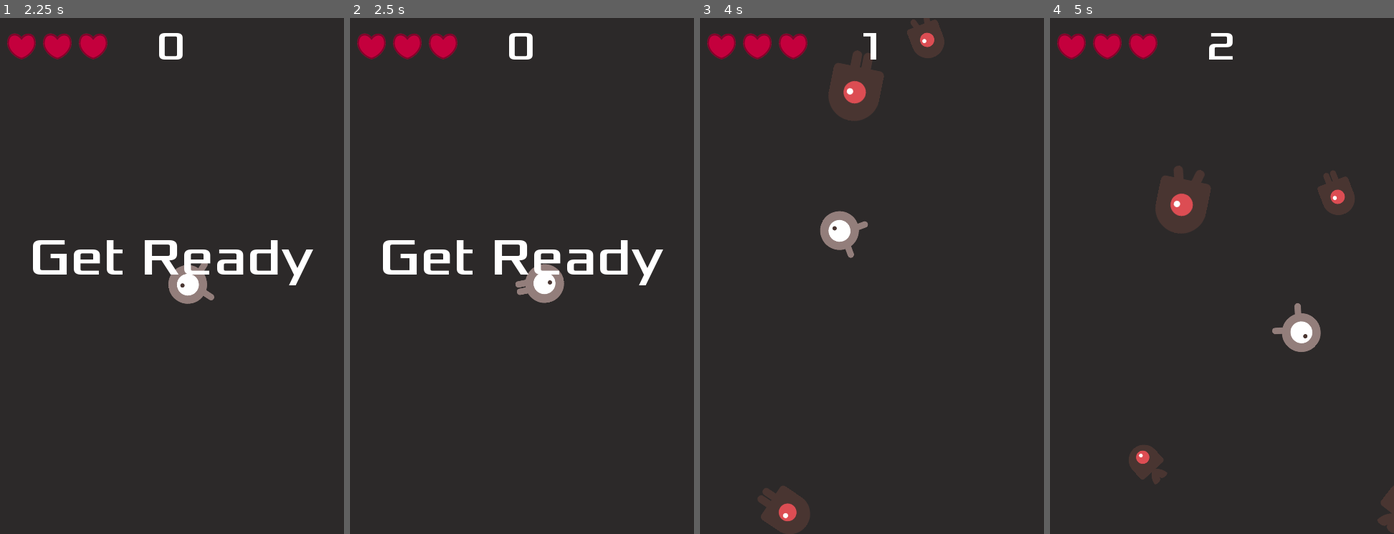
Above: before the commit, frames 1-4 (left to right).
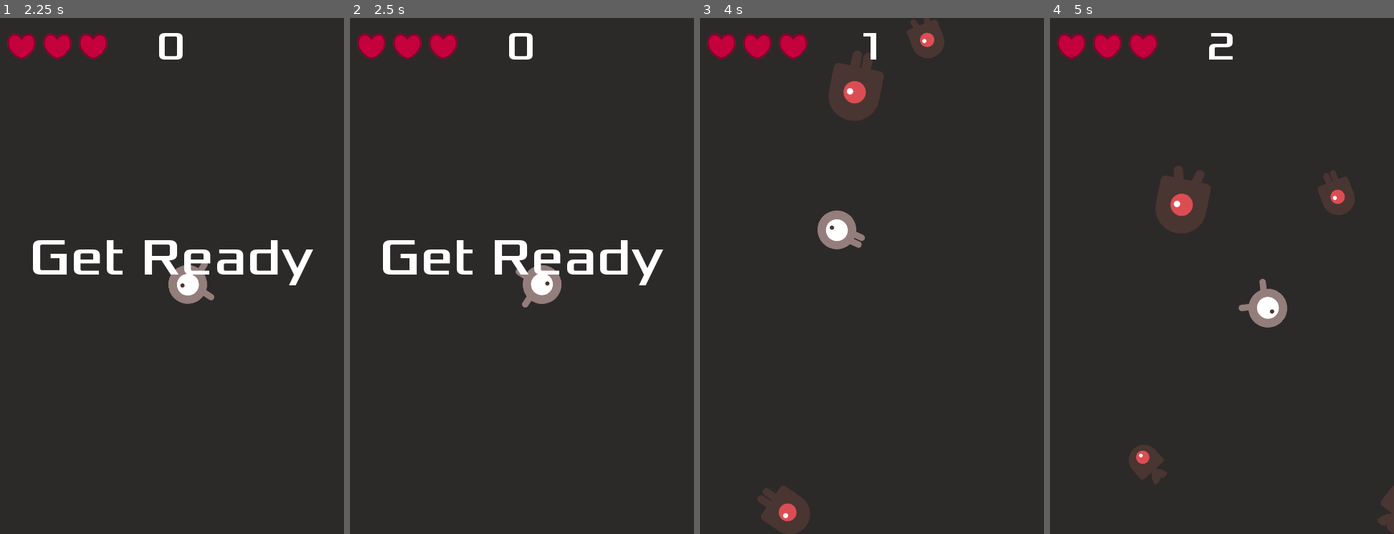
Above: after the commit, the same moments.

Repository: STYJ/Dodge-the-Creeps-enhanced-edition
Game: Godot game, scene res://main.tscn
The game is run twice, just before and just after one commit, with the same random seed, the same clock (stepped at 60 frames per second) and the same inputs.
Inputs (mouse positions are in pixels of both pictures, inside the frame that each line leads up to):
- Up to frame 1 (2.25 s): click "Start" at 0.5 s; tap Enter at 1.25 s; move the mouse to (247, 250) at 1.27 s; press the mouse at (247, 250) at 1.28 s; release the mouse at (247, 250) at 2 s; drag from (103, 301) to (223, 276) at 2.02 s
- Up to frame 2 (2.5 s): no input
- Up to frame 3 (4 s): move the mouse to (906, 162) at 2.77 s; press the mouse at (906, 162) at 2.78 s; release the mouse at (906, 162) at 3.5 s; drag from (854, 379) to (768, 198) at 3.52 s
- Up to frame 4 (5 s): move the mouse to (1325, 353) at 4.27 s; press the mouse at (1325, 353) at 4.28 s

Frame 1 is identical in both runs. In frame 2, 0.3% of the frame differs, in the area x 48-63%, y 47-57%; in frame 3, 0.3%; in frame 4, 1.5%, in the area x 54-79%, y 50-65%.

Commit message:
added mobile and mouse control for player

Diff:
--- a/Player.gd
+++ b/Player.gd
@@ -7,11 +7,13 @@
 signal hit
 
 # How fast the player will move (pixels/sec).
-# "export" lets you create? a new variable called speed and sets it to 400
+# "export" lets you create? a new variable called speed and sets it to 300
 # You can open the inspector to see a new "script variable"
 export var speed = 300
 var velocity = Vector2()
 var screen_size  # Size of the game window.
+var last_pos = Vector2()
+var clicked = false
 
 # _ready is called when the node enters the SceneTree
 func _ready():
@@ -19,29 +21,38 @@
 	# Hide the player scene when it is loaded.
 	hide()
 
-func get_input():
-	var diff = sqrt(pow(get_global_mouse_position().x - position.x, 2) + pow(get_global_mouse_position().y - position.y, 2))
+func _calc_velocity(global_pos, player_pos):
+	var diff = sqrt(pow(global_pos.x - player_pos.x, 2) + pow(global_pos.y - player_pos.y, 2))
+	if diff > 50:
+		look_at(global_pos)
+		velocity = Vector2(speed, 0).rotated(rotation)
+	else:
+		# This is to prevent the player from rotation like crazy if the player
+		# is on top of the mouse
+		velocity = Vector2(0, 0).rotated(0)
 
-	if Input.is_action_pressed('mouse_down'):
-		# Determine if velocity and rotation should change depending on distance
-		# between mouse and player
-		if diff > 50:
-			look_at(get_global_mouse_position())
-			velocity = Vector2(speed, 0).rotated(rotation)
+# Get touch input
+func _input(event):
+	if event is InputEventScreenTouch or event is InputEventMouseButton:
+		if event.is_pressed():
+			clicked = true
+			last_pos = event.position
+			$AnimatedSprite.play()
 		else:
-			# This is to prevent the player from rotation like crazy if the player
-			# is on top of the mouse
+			clicked = false
 			velocity = Vector2(0, 0).rotated(0)
+			$AnimatedSprite.stop()
+
+	if event is InputEventScreenDrag:
+		last_pos = event.position
 		$AnimatedSprite.play()
-	else:
-		# If mouse is not pressed, don't do anything
-		velocity = Vector2(0, 0).rotated(0)
-		$AnimatedSprite.stop()
 
+	if event is InputEventMouseMotion and clicked:
+		last_pos = event.position
+		$AnimatedSprite.play()
 
 func _process(delta):
-	get_input()
-
+	_calc_velocity(last_pos, position)
 	position += velocity * delta
 	# Clamping a value means restricting it to a given range
 	position.x = clamp(position.x, 0, screen_size.x)
